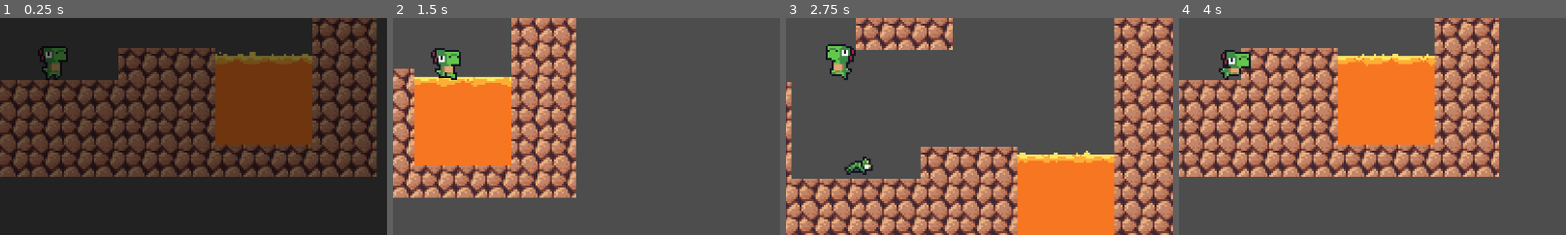
Above: before the commit, frames 1-4 (left to right).
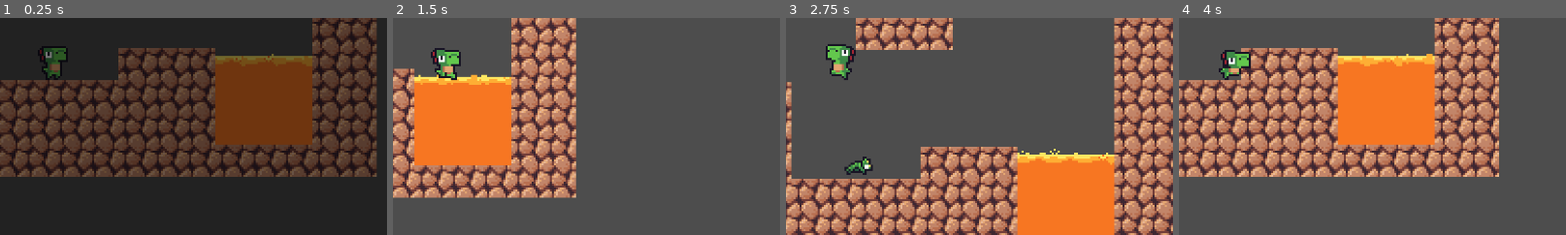
Above: after the commit, the same moments.

Repository: EcoLaec/Dino-Game
Game: Godot game, scene res://Scenes/Levels/level0.tscn
The game is run twice, just before and just after one commit, with the same random seed, the same clock (stepped at 60 frames per second) and the same inputs.
Inputs:
- Up to frame 1 (0.25 s): no input
- Up to frame 2 (1.5 s): hold Shift (Sprint) 0.53-1.28 s; hold Right (Right) from 0.53 s (still down); tap Space (Jump) at 0.77 s; tap Shift (Sprint) at 1.35 s
- Up to frame 3 (2.75 s): tap Space (Jump) at 1.52 s; release Right (Right) at 2.03 s; hold A (Left) from 2.03 s (still down); hold Shift (Sprint) from 2.03 s (still down)
- Up to frame 4 (4 s): release A (Left) at 2.78 s; release Shift (Sprint) at 2.78 s; hold Right (Right) from 2.78 s (still down); tap Shift (Sprint) at 2.85 s; tap Space (Jump) at 3.02, 3.77 s; hold Shift (Sprint) from 3.53 s (still down)
The pictures show only the part of the screen within x 43-93%, y 40-90%; the shares and areas given below are measured in that part.

The runs differ from the first frame. In frame 1, 0.3% of the frame differs, in the area x 55-81%, y 15-22%; in frame 2, 0.4%; in frame 3, 0.4%, in the area x 59-85%, y 60-68%; in frame 4, 0.4%.

Commit message:
Continued Enemy Modules

Diff:
--- a/Scenes/Enemies/enemy.tscn
+++ b/Scenes/Enemies/enemy.tscn
@@ -15,5 +15,4 @@
 
 [node name="CollisionShape2D" type="CollisionShape2D" parent="EdgeDetector"]
 
-[connection signal="animation_finished" from="AnimatedSprite2D" to="." method="_on_animated_sprite_2d_animation_finished"]
 [connection signal="body_exited" from="EdgeDetector" to="." method="_on_edge_detector_body_exited"]
--- a/Scripts/Enemy.gd
+++ b/Scripts/Enemy.gd
@@ -28,17 +28,11 @@
 	if not invincible: call_deferred("disable_collision")
 	sprite.stop()
 	sprite.play("death")
+	await sprite.animation_finished
+	queue_free()
 
 func disable_collision():
 	shape.disabled = true
 
 func _on_edge_detector_body_exited(body):
 	change_direction()
-
-func _on_animated_sprite_2d_animation_finished():
-	if sprite.animation == "death":
-		if not invincible:
-			queue_free()
-		else:
-			is_moving = true
-			sprite.play("move")
